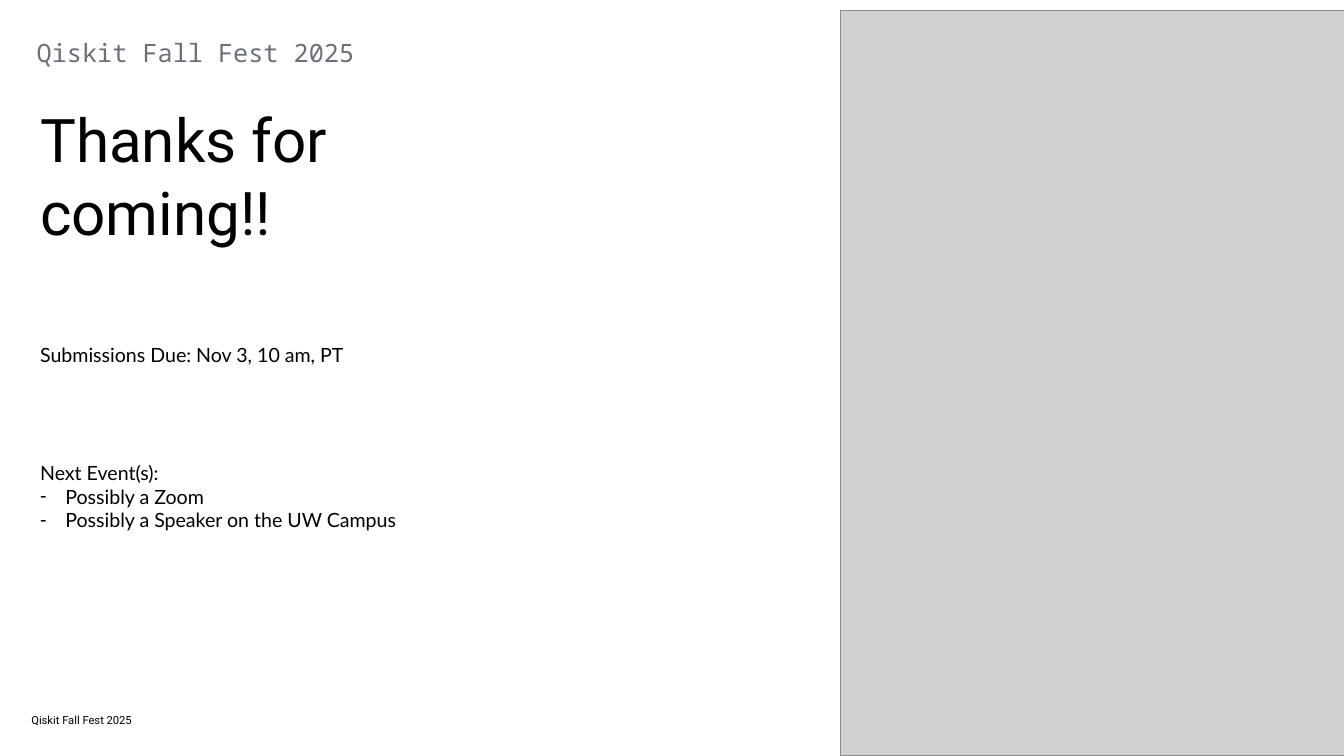
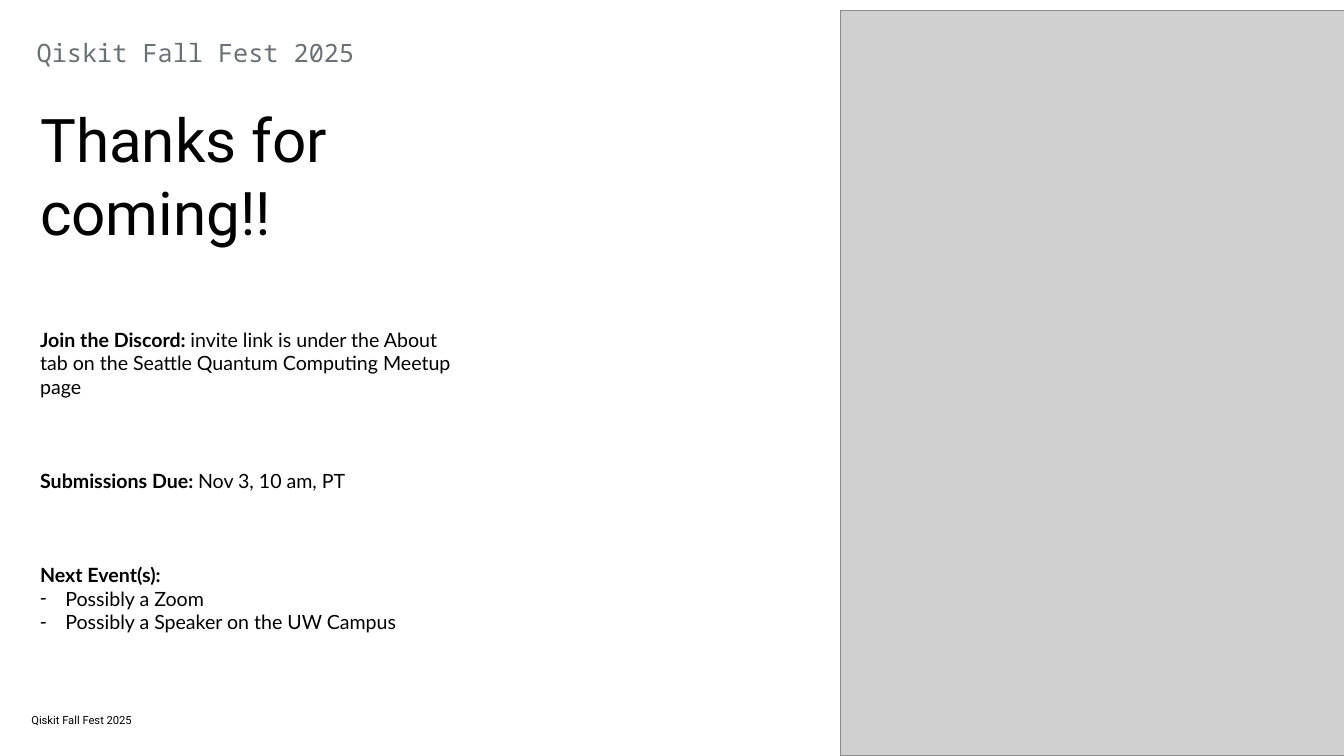
Before and after one commit to SeattleQuantumComputingMeetup/qiskit_fall_fest_2025, a slide deck: slide 11 of SQCM_Qiskit_Fall_Fest_2025_Meetup_Oct_18.pptx (slide 8 before the commit). Drawn at 1344x756 pixels with LibreOffice and Linux fonts; fonts in the diff are those of the drawing; grey boxes stand for pictures. Boxes give left, top, right and bottom in pixels: in the first picture for what was removed or moved away, otherwise in the second. Text is boxed around its words. In the diff, an @@ line names an element or a change of style, - is before the commit and + after.

```diff
--- a/SQCM_Qiskit_Fall_Fest_2025_Meetup_Oct_18.pptx
+++ b/SQCM_Qiskit_Fall_Fest_2025_Meetup_Oct_18.pptx
@@ text "Join the Discord: invite link ..." moved from (x1=40, y1=347, x2=396, y2=531) to (x1=40, y1=332, x2=450, y2=633) @@
@@ text at (x1=40, y1=332, x2=450, y2=398): paragraph added @@
+Join the Discord: invite link is under the About tab on the Seattle Quantum Computing Meetup page
@@ text at (x1=40, y1=473, x2=345, y2=585): bold on in "Submissions Due:", "Next Event(s):" @@
```
Also in this commit, not shown: 3 slides added, 1 other file.
